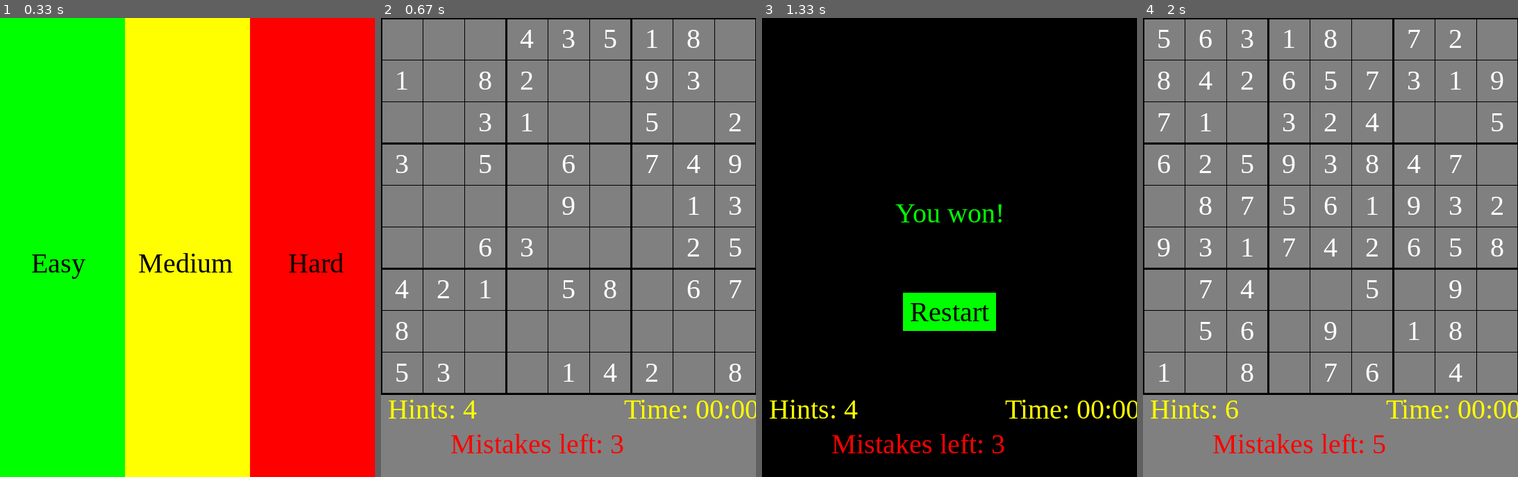
Above: before the commit, frames 1-4 (left to right).
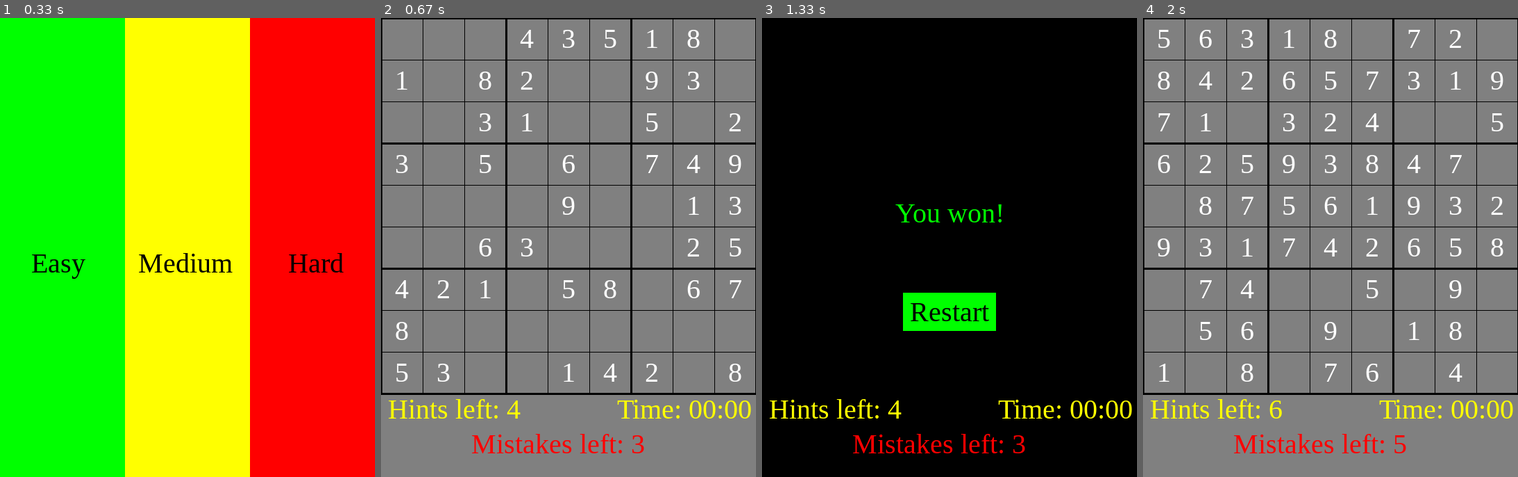
Above: after the commit, the same moments.

Repository: Varta375/Sudoku-pygame
Game: pygame game, started from sudoku.py
Same seed, same stepped clock (60 frames per second), same inputs: the game is played once before the commit and once after it.
Inputs (mouse positions are in pixels of both pictures, inside the frame that each line leads up to):
- Up to frame 1 (0.33 s): no input
- Up to frame 2 (0.67 s): click (568, 247) at 0.38 s
- Up to frame 3 (1.33 s): click (859, 252) at 0.72 s; tap Enter at 1 s
- Up to frame 4 (2 s): click "Restart" at 1.38 s; click (1195, 233) at 1.75 s

Frame 1 is identical in both runs. In frame 2, 1.7% of the frame differs, in the area x 18-100%, y 83-95%; in frame 3, 1.8%; in frame 4, 1.7%.

Commit message:
Minor update (game_log files)

Diff:
--- a/sudoku.py
+++ b/sudoku.py
@@ -3,6 +3,7 @@
 import pygame
 import argparse
 from pathlib import Path
+
 class SudokuError(Exception):
     """Базовый класс для логических ошибок игры Судоку"""
     pass
@@ -179,12 +180,12 @@
     """Рисует нижнюю панель статистики"""
     minutes = (time_ms // 1000) // 60
     seconds = (time_ms // 1000) % 60
-    text_hints = font.render(f"Hints: {hints}", True, YELLOW)
+    text_hints = font.render(f"Hints left: {hints}", True, YELLOW)
     time_info = font.render(f"Time: {minutes:02}:{seconds:02}", True, YELLOW)
     game_mistakes_info = font.render(f"Mistakes left: {mistakes}", True, RED)
     surface.blit(text_hints, (10, 540))
-    surface.blit(time_info, (350, 540))
-    surface.blit(game_mistakes_info, (100, 590))
+    surface.blit(time_info, (340, 540))
+    surface.blit(game_mistakes_info, (130, 590))
 
 def draw_restart_offer(surface):
     """Рисует кнопку 'Restart'"""
@@ -297,31 +298,46 @@
 
             for event in pygame.event.get():
                 if event.type == pygame.QUIT:
+                    try:
+                        with open(save_path, "w", encoding="utf-8") as f:
+                            f.write(f"=== SUDOKU REPORT ===\n")
+                            f.write(f"Status: {game_state}\n")
+                            f.write(f"Time spent: {game_time // 1000} sec\n")
+                            f.write(f"Mistakes: {mistakes_left}\n")
+                            f.write(f"Hints: {hints_count}\n")
+
+                        print(f"Отчет сохранен в файл: {save_path.resolve()}")
+
+                    except IsADirectoryError:
+                        print(f"ОШИБКА: '{save_path}' — это папка. Укажите путь к файлу (например, result.txt)")
+                    except Exception as e:
+                        print(f"Ошибка записи файла: {e}")
+
                     done = True
 
                 if game_state == "start":
-                    if event.type == pygame.MOUSEBUTTONDOWN:
-                        pos = pygame.mouse.get_pos()
-                        try:
-                            difficulty = 0
-                            if 0 <= pos[0] <= 180:
-                                difficulty = 1
-                            elif 180 <= pos[0] <= 360:
-                                difficulty = 2
-                            else:
-                                difficulty = 3
-
-                            game_data = generate_board(difficulty)
-                            grid = game_data[0]
-                            solution_grid = game_data[1]
-                            hints_count = game_data[2]
-                            mistakes_left = game_data[3]
-                            original_grid = copy.deepcopy(grid)
-
-                            start_game_time = pygame.time.get_ticks()
-                            game_state = "playing"
-                        except SudokuError as error:
-                            print(f"Ошибка при создании уровня: {error}")
+                        if event.type == pygame.MOUSEBUTTONDOWN:
+                            pos = pygame.mouse.get_pos()
+                            try:
+                                difficulty = 0
+                                if 0 <= pos[0] <= 180:
+                                    difficulty = 1
+                                elif 180 <= pos[0] <= 360:
+                                    difficulty = 2
+                                else:
+                                    difficulty = 3
+
+                                game_data = generate_board(difficulty)
+                                grid = game_data[0]
+                                solution_grid = game_data[1]
+                                hints_count = game_data[2]
+                                mistakes_left = game_data[3]
+                                original_grid = copy.deepcopy(grid)
+
+                                start_game_time = pygame.time.get_ticks()
+                                game_state = "playing"
+                            except SudokuError as error:
+                                print(f"Ошибка при создании уровня: {error}")
 
                 elif game_state == "playing":
                     if event.type == pygame.MOUSEBUTTONDOWN:
@@ -413,11 +429,18 @@
     parser.add_argument(
         "--save-path",
         type=str,
-        default="saves/game_save.json",
-        help="Путь к файлу сохранения"
+        default="saves/game_report.txt",
+        help="Путь для сохранения отчета об игре"
     )
     args = parser.parse_args()
     save_path = Path(args.save_path)
+
+    try:
+        full_dir = save_path.resolve().parent
+        full_dir.mkdir(parents=True, exist_ok=True)
+    except OSError as error:
+        print(f"Невозможно создать папку: {error}")
+        exit(1)
 
     pygame.init()
     try:
@@ -425,7 +448,7 @@
         pygame.display.set_caption("Sudoku")
         font = pygame.font.SysFont("Times New Roman", 40)
     except pygame.error as error:
-        print(f"Ошибка инициализации графики: {error}")
+        print(f"Ошибка графики: {error}")
         exit(1)
 
     clock = pygame.time.Clock()
